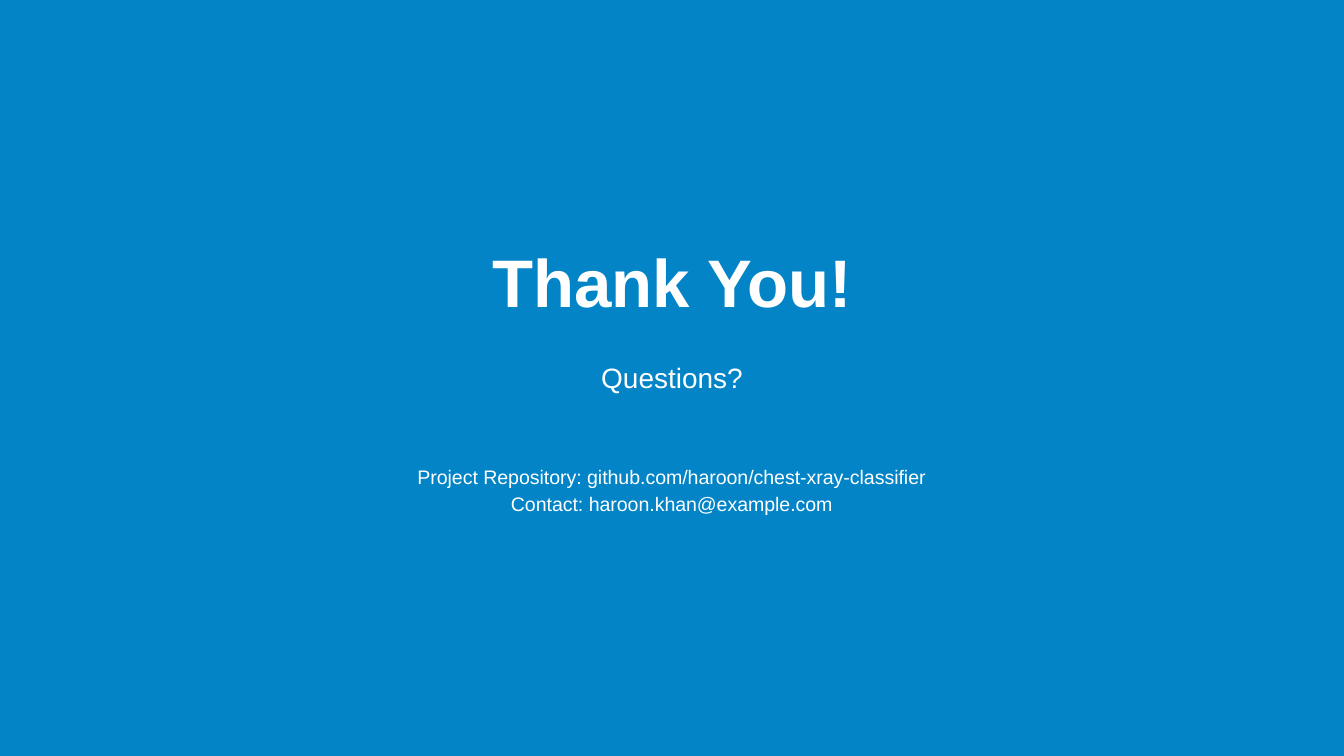
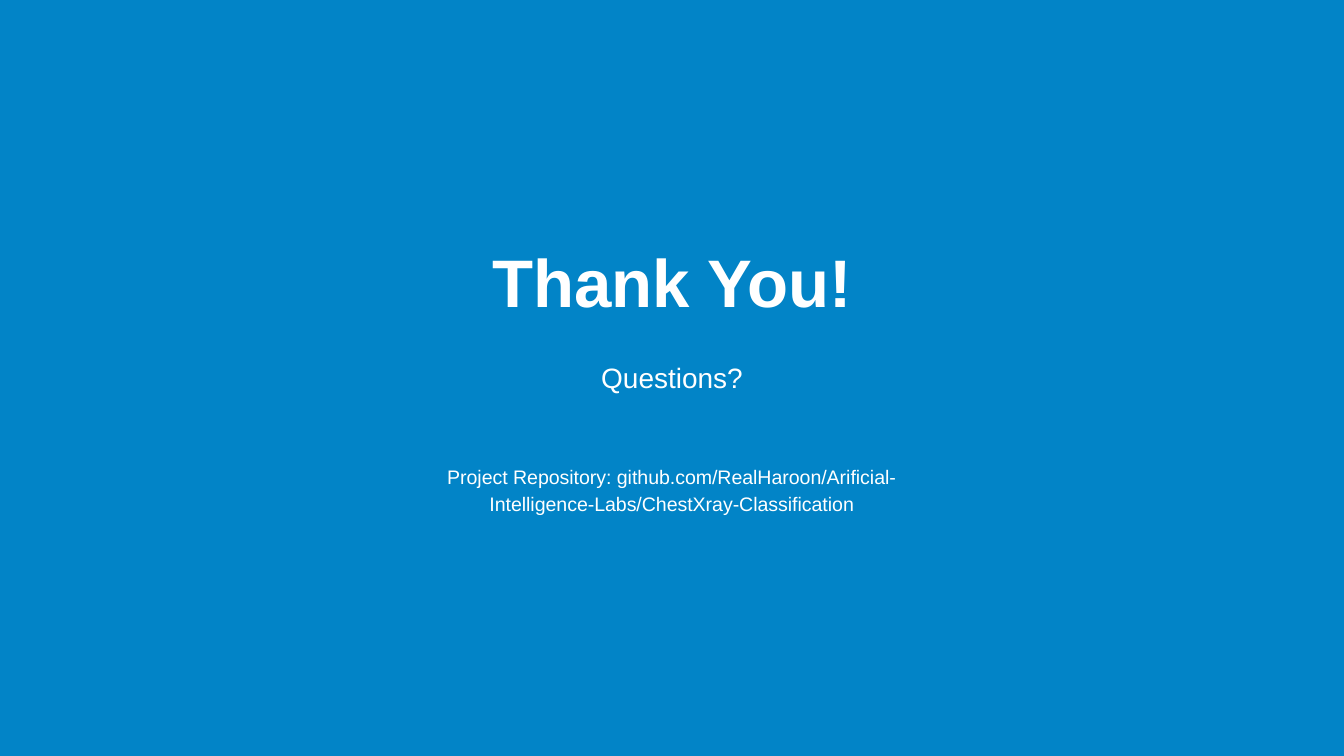
Before and after one commit to RealHaroon/Artificial-Intelligence-Labs, a slide deck: slide 27 of Chest X-Ray Classifier COVID-19 Pneumonia & Normal Detection/Slides/Chest X-Ray Classifier.pptx. Drawn at 1344x756 pixels with LibreOffice and Linux fonts; fonts in the diff are those of the drawing. Boxes give left, top, right and bottom in pixels: in the first picture for what was removed or moved away, otherwise in the second. Text is boxed around its words. In the diff, an @@ line names an element or a change of style, - is before the commit and + after.

Commit message:
Updated Slides

```diff
--- a/Chest X-Ray Classifier COVID-19 Pneumonia & Normal Detection/Slides/Chest X-Ray Classifier.pptx
+++ b/Chest X-Ray Classifier COVID-19 Pneumonia & Normal Detection/Slides/Chest X-Ray Classifier.pptx
@@ text at bbox=[447, 469, 896, 515]: text changed @@
-Project Repository: github.com/haroon/chest-xray-classifier
+Project Repository: github.com/RealHaroon/Arificial-Intelligence-Labs/ChestXray-Classification
@@ text removed at bbox=[511, 496, 833, 515] @@
-Contact: haroon.khan@example.com
```
Also in this commit, not shown: 1 other slide changed.
